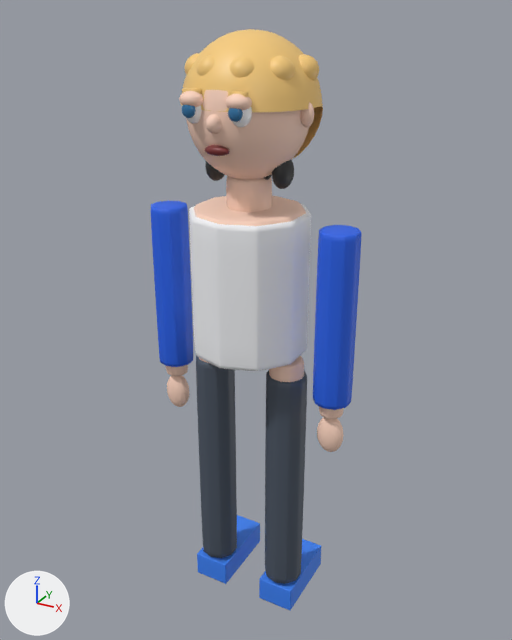
One commit to the glTF model public/assets/avatars/liam.glb: the scene before it, then after it.
One viewpoint serves both versions: a 50 mm lens placed at (0.642, -1.141, 1.25), pointed at (-0.001, 0.029, 0.665). Every picture has the same lights, and +X, +Y and +Z are marked at lower left. The older version comes first. Where no turn or scale is listed for an object, it has been applied to the vertices. Vertices at exactly the same position are counted once.

The first picture shows 'Body', 'ClothingBottom', 'ClothingShoes', 'ClothingTop', 'Hair', 'Sleeve.L', 'Sleeve.R' and 8 more.
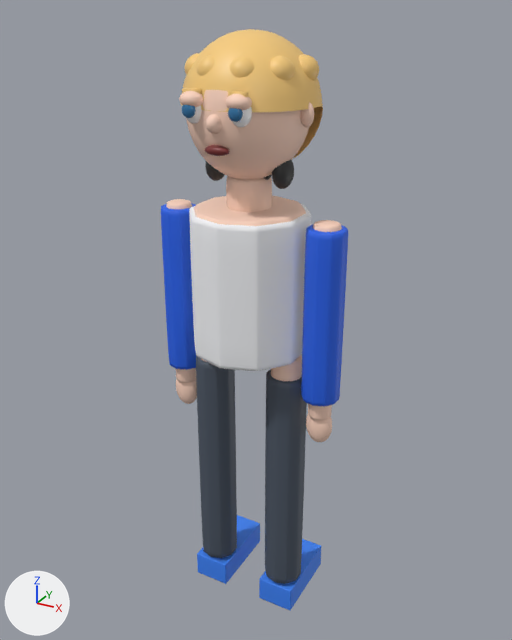
Pixel boxes [x1, y1, x2, y2] of what changed, in the pictures (512 x 640 px; the box of a moved part takes in the faces that stretch with it):
'Body', reshaped: before [166, 88, 344, 452]; after [166, 88, 342, 442]
'Sleeve.R', moved: before [313, 225, 361, 410]; after [301, 225, 348, 406]
'Sleeve.L', moved: before [151, 201, 193, 367]; after [161, 203, 196, 370]
part 1 of me_cylinder, moved or reshaped (not visible afterwards): before [317, 417, 344, 452]
part 2 of me_cylinder, moved or reshaped: before [167, 375, 189, 407]; after [176, 379, 197, 404]
part 3 of me_cylinder, added (beige): after [306, 414, 332, 442]
part 4 of me_cylinder, added: after [166, 199, 192, 209]
part 5 of me_cylinder, added: after [313, 220, 342, 232]
part 6 of me_cylinder, moved or reshaped: before [166, 356, 344, 419]; after [176, 355, 332, 420]

Edits to the bpy script that builds the scene:
```text
Change me_cylinder:
    used by ob_body; location = (0.0, 0.0, 0.0)
    remove me_cylinder.from_pydata(...)  # 10220 vertices, 20352 faces; spans x -0.214..0.214, y -0.134..0.125, z 0.0..1.209
    add me_cylinder.from_pydata(...)  # 12660 vertices, 25216 faces; spans x -0.19..0.19, y -0.134..0.125, z 0.0..1.209
    me_cylinder part 1: the loose piece of 610 vertices spanning x 0.157..0.213, y -0.019..0.019, z 0.423..0.507 is scaled about its middle by (1.29, 1.94, 0.896), then moved by (-0.1, 0.0, -0.135)
    me_cylinder part 2: the loose piece of 610 vertices spanning x -0.213..-0.157, y -0.019..0.019, z 0.423..0.507 is moved by (0.025, 0.0, 0.015)
    me_cylinder part 3: the loose piece of 610 vertices spanning x 0.157..0.213, y -0.019..0.019, z 0.423..0.507 is copied, and the copy is moved by (-0.025, 0.0, 0.015); it spans x 0.132..0.188, y -0.019..0.019, z 0.438..0.522
    me_cylinder part 4: a new loose piece of 542 vertices spanning x -0.19..-0.13, y -0.031..0.031, z 0.68..0.9, in mat_skin (beige #ffd7c2)
    me_cylinder part 5: a new loose piece of 542 vertices spanning x 0.13..0.19, y -0.031..0.031, z 0.68..0.9, in mat_skin (beige #ffd7c2)
    me_cylinder part 6: 20 vertices moved within x -0.169..0.169, y -0.031..0.031, z 0.47..0.692; 3224 vertices removed from x -0.214..0.214, y -0.036..0.036, z 0.33..0.89; 2140 vertices added at x -0.183..0.183, y -0.037..0.037, z 0.32..0.7
    other edits to the shape of me_cylinder do not show in these pictures
Change me_cylinder_012:
    used by ob_sleeve_l; location = (0.0, 0.0, 0.0)
    remove me_cylinder_012.from_pydata(...)  # 542 vertices, 1080 faces; spans x -0.223..-0.147, y -0.039..0.039, z 0.54..0.89
    add me_cylinder_012.from_pydata(...)  # 542 vertices, 1080 faces; spans x -0.198..-0.122, y -0.039..0.039, z 0.54..0.89
    me_cylinder_012 part 7: the whole mesh is moved by (0.025, 0.0, 0.0)
Change me_cylinder_013:
    used by ob_sleeve_r; location = (0.0, 0.0, 0.0)
    remove me_cylinder_013.from_pydata(...)  # 542 vertices, 1080 faces; spans x 0.147..0.223, y -0.039..0.039, z 0.54..0.89
    add me_cylinder_013.from_pydata(...)  # 542 vertices, 1080 faces; spans x 0.122..0.198, y -0.039..0.039, z 0.54..0.89
    me_cylinder_013 part 8: the whole mesh is moved by (-0.025, 0.0, 0.0)
```
